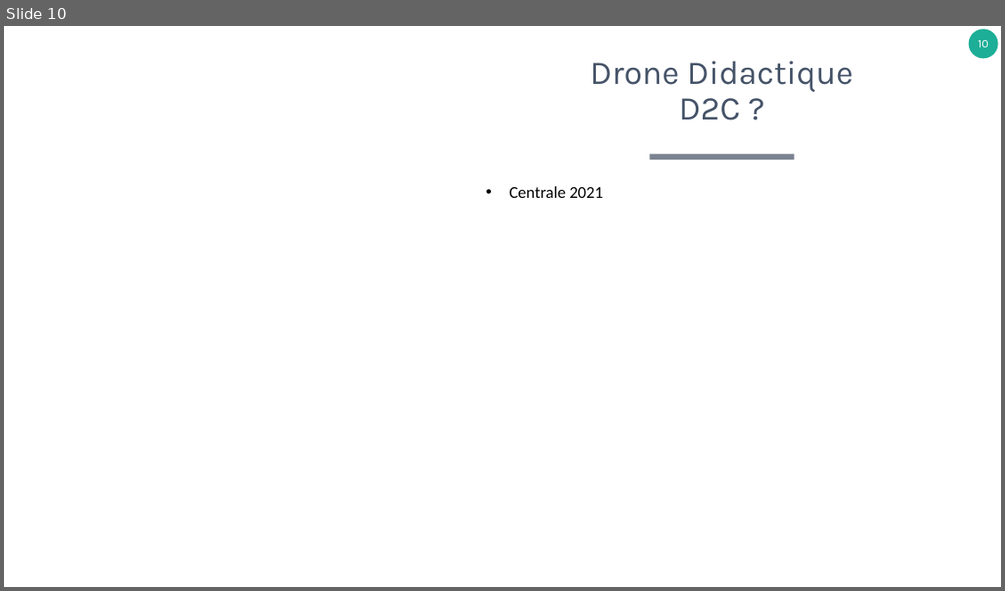
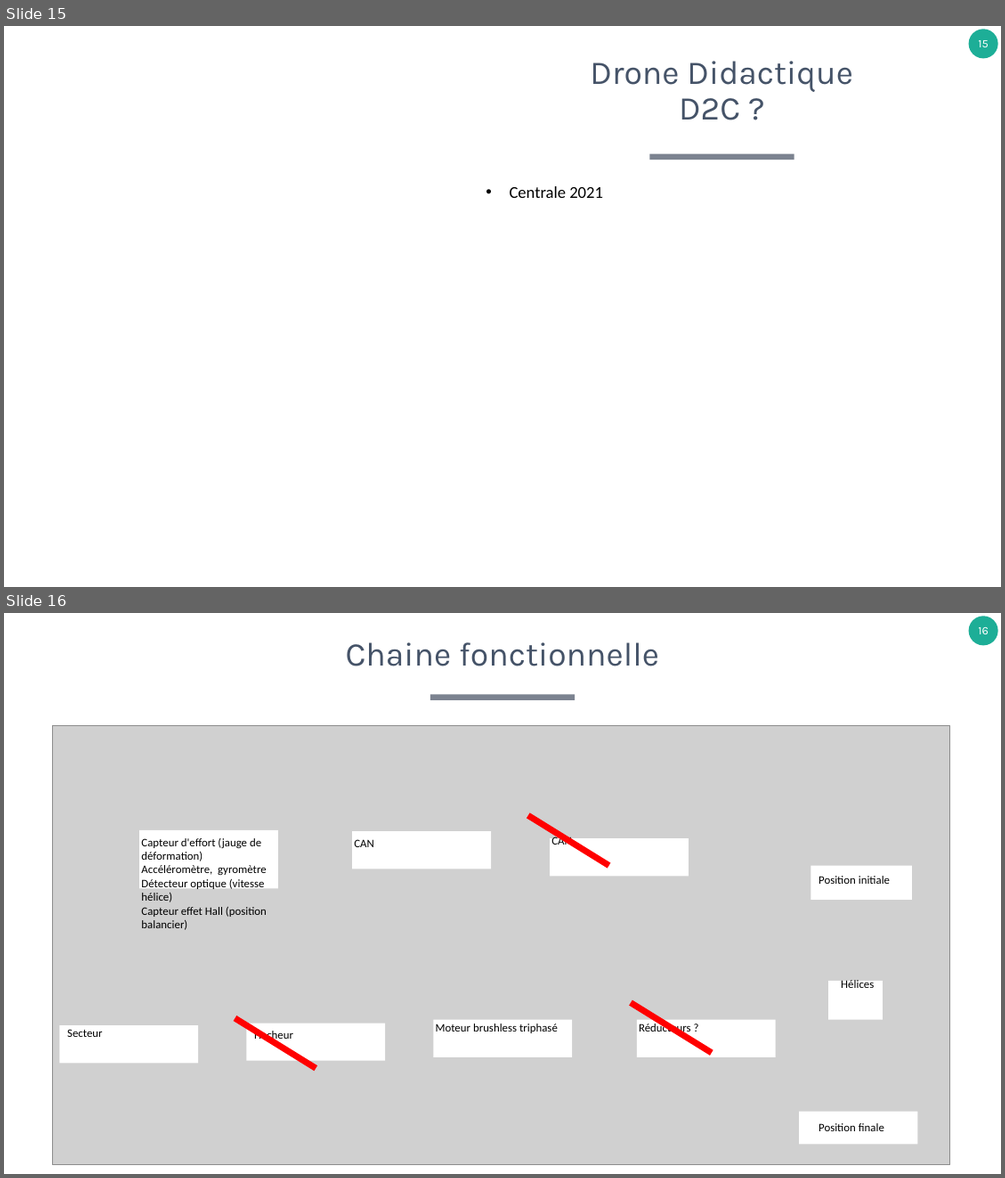
Before and after one commit to xpessoles/TP_Concours, a slide deck: B_Fiches_Protocoles/FichesSystemes.pptx. Shown one above the other, each under a label of ours: slide 10 before the commit, slides 15 and 16 after it. The pictures are 1005x591 and 1005x1178 pixels, drawn with LibreOffice and Linux fonts; fonts in the diff are those of the drawing; grey boxes stand for pictures. Boxes give left, top, right and bottom in pixels: in the first picture for what was removed or moved away, otherwise in the second. Text is boxed around its words. In the diff, an @@ line names an element or a change of style, - is before the commit and + after.

```diff
--- a/B_Fiches_Protocoles/FichesSystemes.pptx
+++ b/B_Fiches_Protocoles/FichesSystemes.pptx
@@ slide 16 added at bbox=[4, 613, 1001, 1174], background #FFFFFF; not listed: 1 template element that a slide beside it also shows @@
@@ title added at bbox=[346, 642, 659, 666], 32 pt, text #455368 @@
+Chaine fonctionnelle
@@ rectangle added at bbox=[430, 695, 574, 700], fill #7C8390 @@
@@ picture added at bbox=[53, 726, 951, 1164] @@
@@ line added from (528, 816) to (609, 866), #FF0000 6 pt @@
@@ rectangle added at bbox=[139, 830, 278, 888], fill #FFFFFF, 18 pt, text #FFFFFF @@
+C
@@ text added at bbox=[141, 838, 267, 930], 11 pt, text #000000 @@
+Capteur d'effort (jauge de déformation)
+Accéléromètre, gyromètre
+Détecteur optique (vitesse hélice)
+Capteur effet Hall (position balancier)
@@ rectangle added at bbox=[353, 831, 492, 868], fill #FFFFFF @@
@@ text added at bbox=[354, 839, 374, 847], 11 pt, text #000000 @@
+CAN
@@ rectangle added at bbox=[550, 838, 689, 876], fill #FFFFFF @@
@@ text added at bbox=[551, 835, 572, 849], 11 pt, text #000000 @@
+CAN
@@ rectangle added at bbox=[811, 866, 912, 900], fill #FFFFFF, 18 pt, text #FFFFFF @@
+C
@@ text added at bbox=[818, 876, 890, 884], 11 pt, text #000000 @@
+Position initiale
@@ rectangle added at bbox=[829, 981, 882, 1020], fill #FFFFFF @@
@@ text added at bbox=[841, 979, 874, 988], 11 pt, text #000000 @@
+Hélices
@@ line added from (631, 1003) to (712, 1053), #FF0000 6 pt @@
@@ rectangle added at bbox=[59, 1025, 198, 1062], fill #FFFFFF @@
@@ text added at bbox=[67, 1029, 103, 1037], 11 pt, text #000000 @@
+Secteur
@@ line added from (235, 1018) to (316, 1069), #FF0000 6 pt @@
@@ rectangle added at bbox=[246, 1022, 386, 1060], fill #FFFFFF @@
@@ text added at bbox=[254, 1029, 293, 1042], 11 pt, text #000000 @@
+Hacheur
@@ rectangle added at bbox=[433, 1020, 573, 1057], fill #FFFFFF, 18 pt, text #FFFFFF @@
+C
@@ text added at bbox=[436, 1023, 558, 1033], 11 pt, text #000000 @@
+Moteur brushless triphasé
@@ rectangle added at bbox=[637, 1020, 776, 1057], fill #FFFFFF, 18 pt, text #FFFFFF @@
+C
@@ text added at bbox=[639, 1022, 691, 1036], 11 pt, text #000000 @@
+Réducteurs ?
@@ rectangle added at bbox=[799, 1111, 918, 1144], fill #FFFFFF, 18 pt, text #FFFFFF @@
+C
@@ text added at bbox=[818, 1123, 884, 1131], 11 pt, text #000000 @@
+Position finale
@@ what was slide 10 is now slide 15 @@
@@ page number at bbox=[978, 40, 987, 47]: text changed @@
-10
+15
```
Also in this commit, not shown: 10 other slides added, 3 slides removed.
